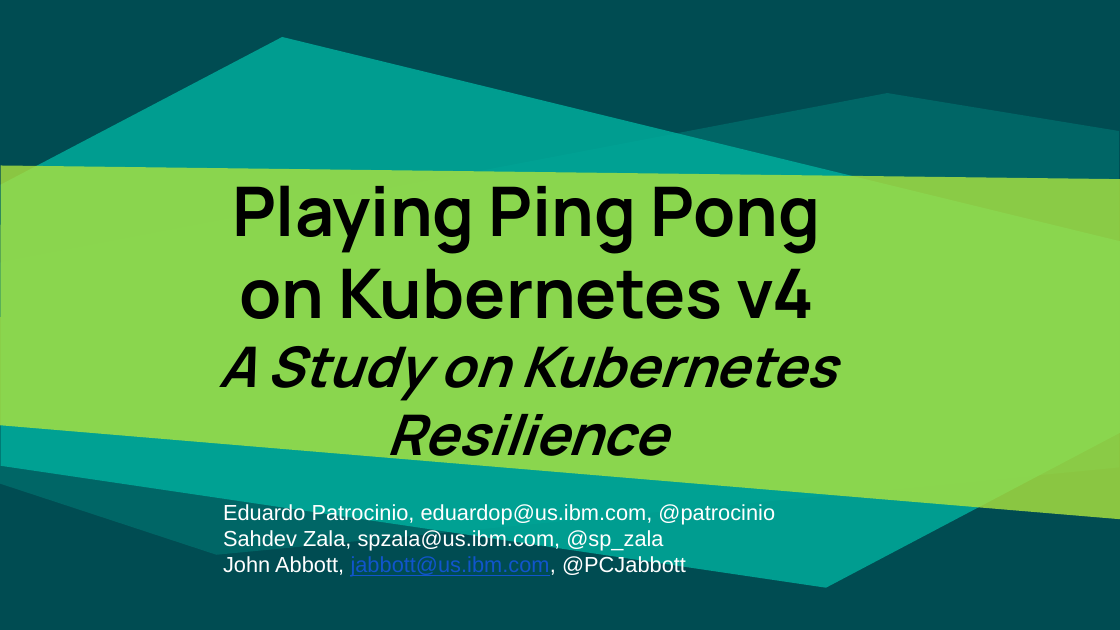
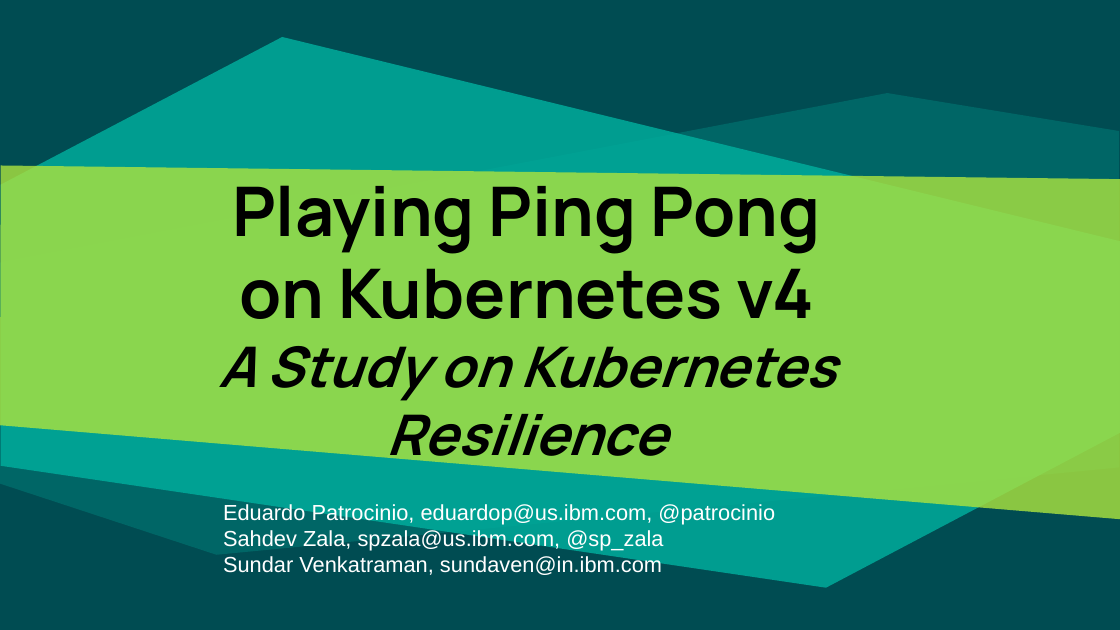
Before and after one commit to patrocinio/chaos-monkey-playing-ping-pong, a slide deck: slide 1 of v4/Presentation/Kubernetes-Resilience.pptx. Drawn at 1120x630 pixels with LibreOffice and Linux fonts; fonts in the diff are those of the drawing. Boxes give left, top, right and bottom in pixels: in the first picture for what was removed or moved away, otherwise in the second. Text is boxed around its words. In the diff, an @@ line names an element or a change of style, - is before the commit and + after.

Commit message:
Update presentation

```diff
--- a/v4/Presentation/Kubernetes-Resilience.pptx
+++ b/v4/Presentation/Kubernetes-Resilience.pptx
@@ text at (223, 555, 662, 575): text changed @@
-John Abbott, jabbott@us.ibm.com, @PCJabbott
+Sundar Venkatraman, sundaven@in.ibm.com
```
